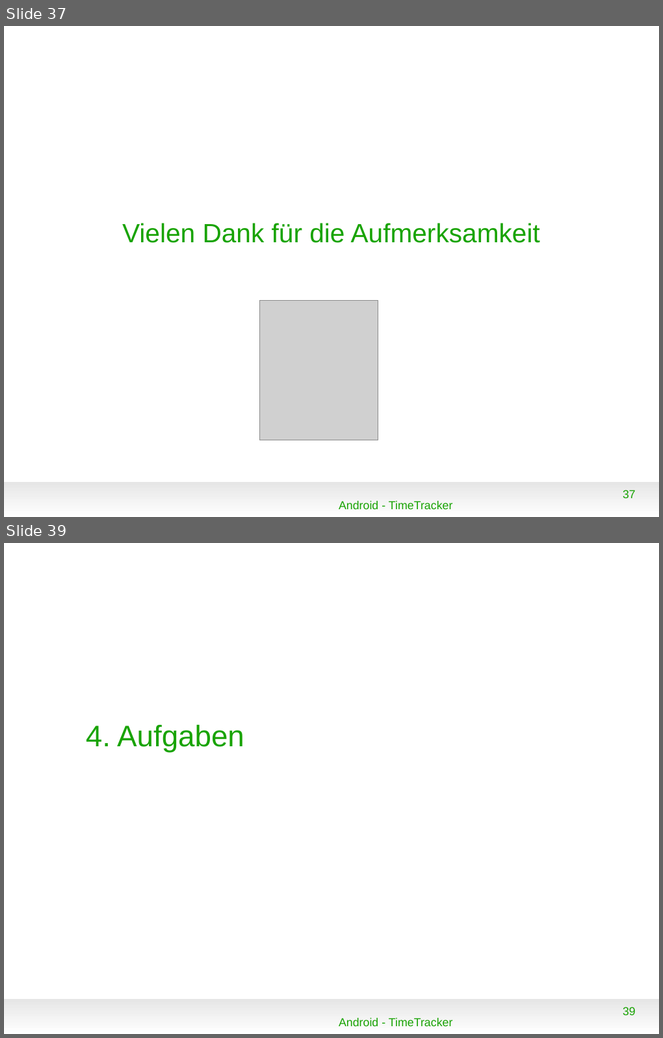
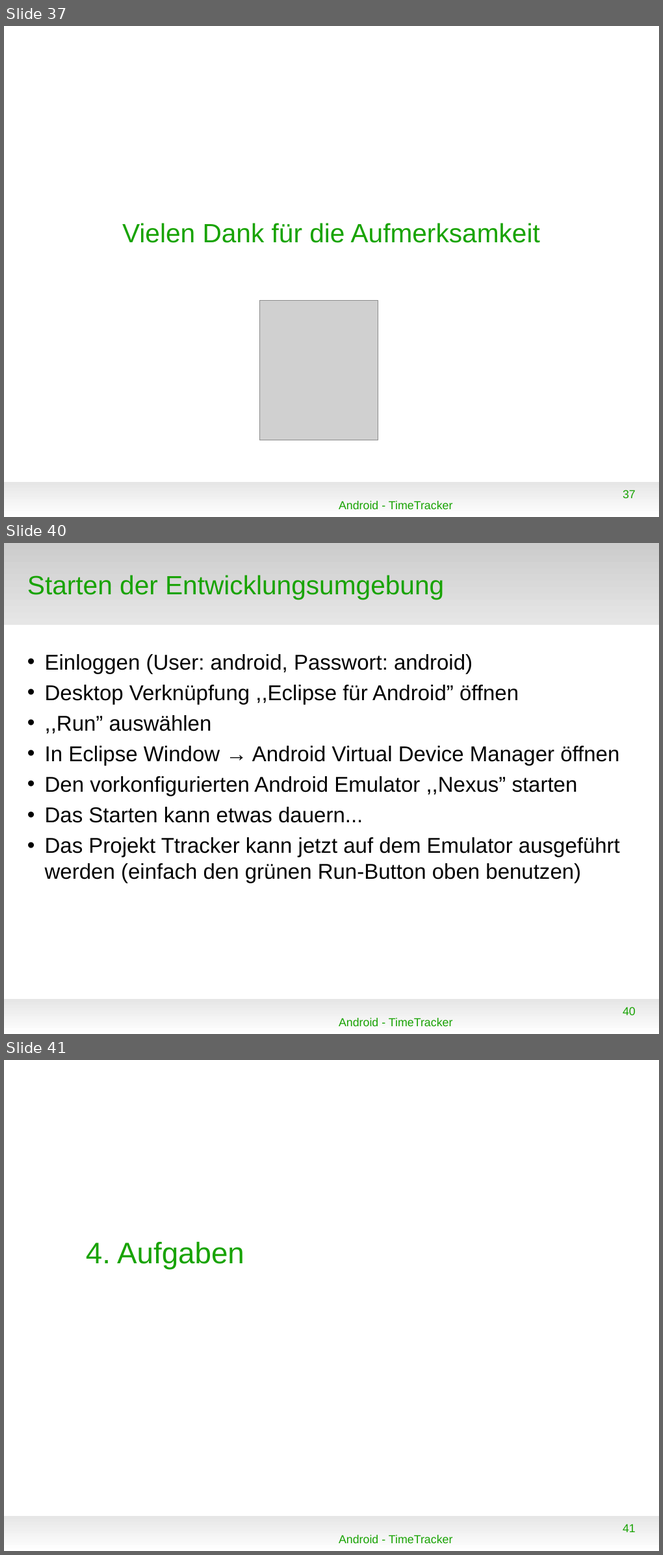
Before and after one commit to floriandrs/presentation, a slide deck: vortrag.odp. Shown one above the other, each under a label of ours: slides 37 and 39 before the commit, slides 37, 40 and 41 after it; the slides between them are not shown. The pictures are 663x1038 and 663x1555 pixels, drawn with LibreOffice and Linux fonts; fonts in the diff are those of the drawing; grey boxes stand for pictures; background and template pictures are left out. Boxes give left, top, right and bottom in pixels: in the first picture for what was removed or moved away, otherwise in the second. Text is boxed around its words. In the diff, an @@ line names an element or a change of style, - is before the commit and + after.

```diff
--- a/vortrag.odp
+++ b/vortrag.odp
@@ slide 40 added at (4, 543, 659, 1034), background #FFFFFF; not listed: 1 template element that a slide beside it also shows @@
@@ rectangle added at (4, 543, 659, 625), fill gradient #CCCCCC to #E6E6E6 @@
@@ title added at (27, 575, 444, 599), 32 pt, text #18A303 @@
+Starten der Entwicklungsumgebung
@@ text added at (45, 654, 620, 884), 26 pt, text #000000 @@
+• Einloggen (User: android, Passwort: android)
+• Desktop Verknüpfung ,,Eclipse für Android” öffnen
+• ,,Run” auswählen
+• In Eclipse Window → Android Virtual Device Manager öffnen
+• Den vorkonfigurierten Android Emulator ,,Nexus” starten
+• Das Starten kann etwas dauern...
+• Das Projekt Ttracker kann jetzt auf dem Emulator ausgeführt werden (einfach den grünen Run-Button oben benutzen)
@@ page number added at (623, 1007, 636, 1016), 14 pt, text #18A303 @@
+40
@@ text added at (339, 1018, 453, 1027), 14 pt, text #18A303 @@
+Android - TimeTracker
@@ what was slide 39 is now slide 41 @@
@@ page number at (623, 1524, 636, 1533): text changed @@
-39
+41
```
Also in this commit, not shown: 1 slide changed, 1 other slide added, 4 other files.
